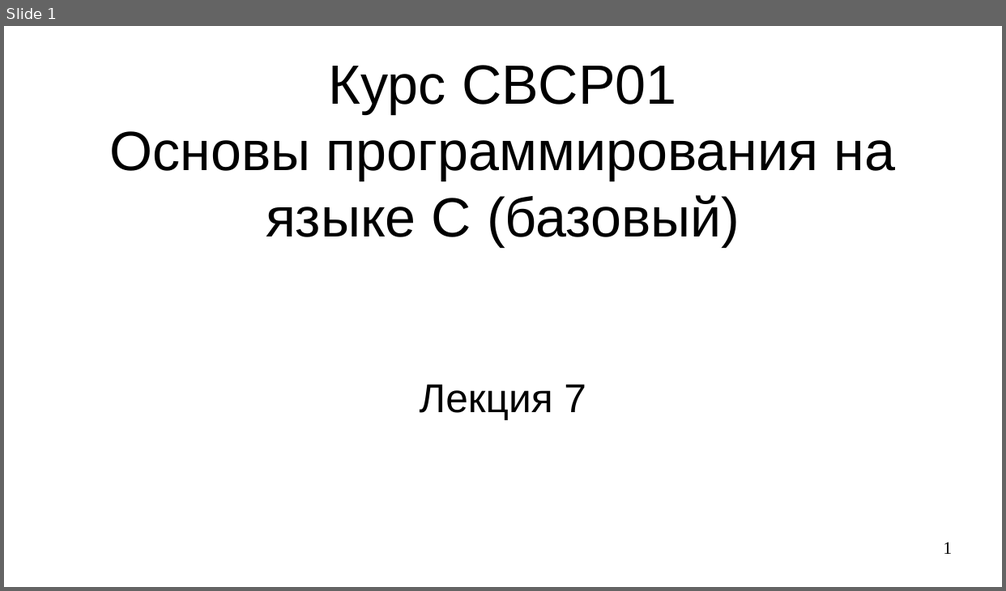
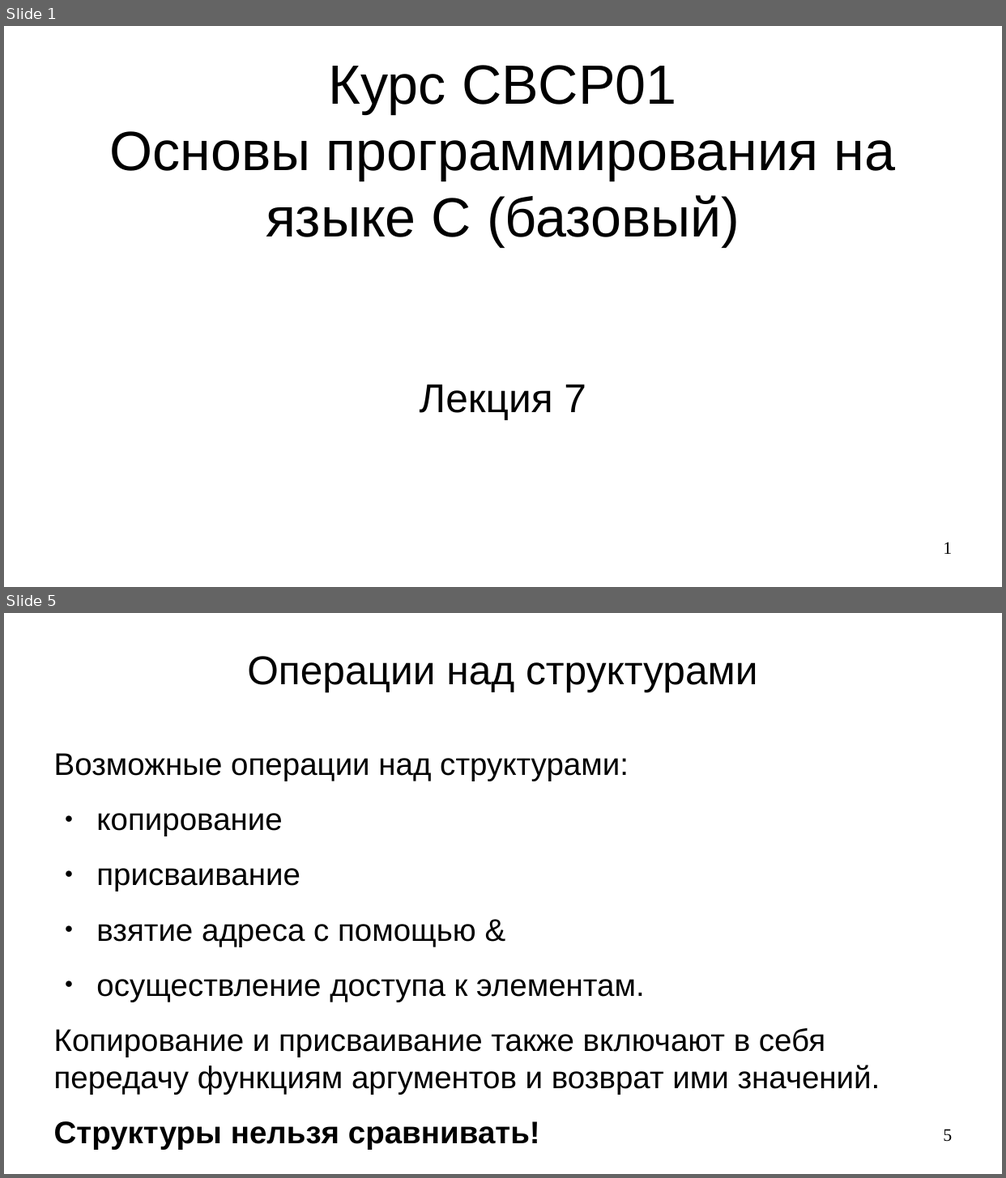
Before and after one commit to steelcraft/stud-lab, a slide deck: Лекции/CBCP01#L7.odp. Shown one above the other, each under a label of ours: slide 1 before the commit, slides 1 and 5 after it; the slides between them are not shown. The pictures are 1006x591 and 1006x1178 pixels, drawn with LibreOffice and Linux fonts; fonts in the diff are those of the drawing. Boxes give left, top, right and bottom in pixels: in the first picture for what was removed or moved away, otherwise in the second. Text is boxed around its words. In the diff, an @@ line names an element or a change of style, - is before the commit and + after.

Commit message:
Добавлены слайды 1-6

```diff
--- a/Лекции/CBCP01#L7.odp
+++ b/Лекции/CBCP01#L7.odp
@@ slide 5 added at [4,613,1002,1174], background #FFFFFF @@
@@ title added at [247,656,757,692], 32 pt, text #000000 @@
+Операции над структурами
@@ text added at [54,753,880,1150], 24.8 pt, text #000000 @@
+Возможные операции над структурами:
+● копирование
+● присваивание
+● взятие адреса с помощью &
+● осуществление доступа к элементам.
+Копирование и присваивание также включают в себя передачу функциям аргументов и возврат ими значений.
+Структуры нельзя сравнивать!
@@ page number added at [943,1129,952,1142], 14 pt, text #000000 @@
+5
```
Also in this commit, not shown: 2 slides changed, 5 other slides added, 9 slides removed.
